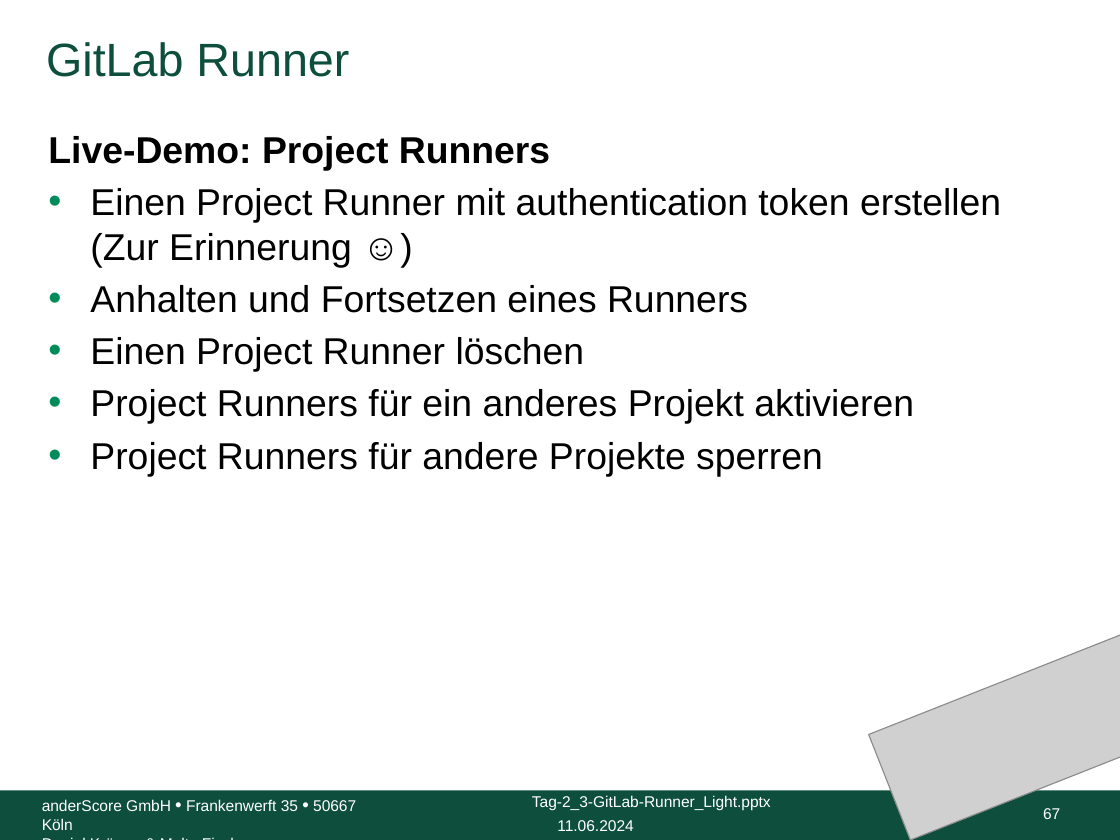
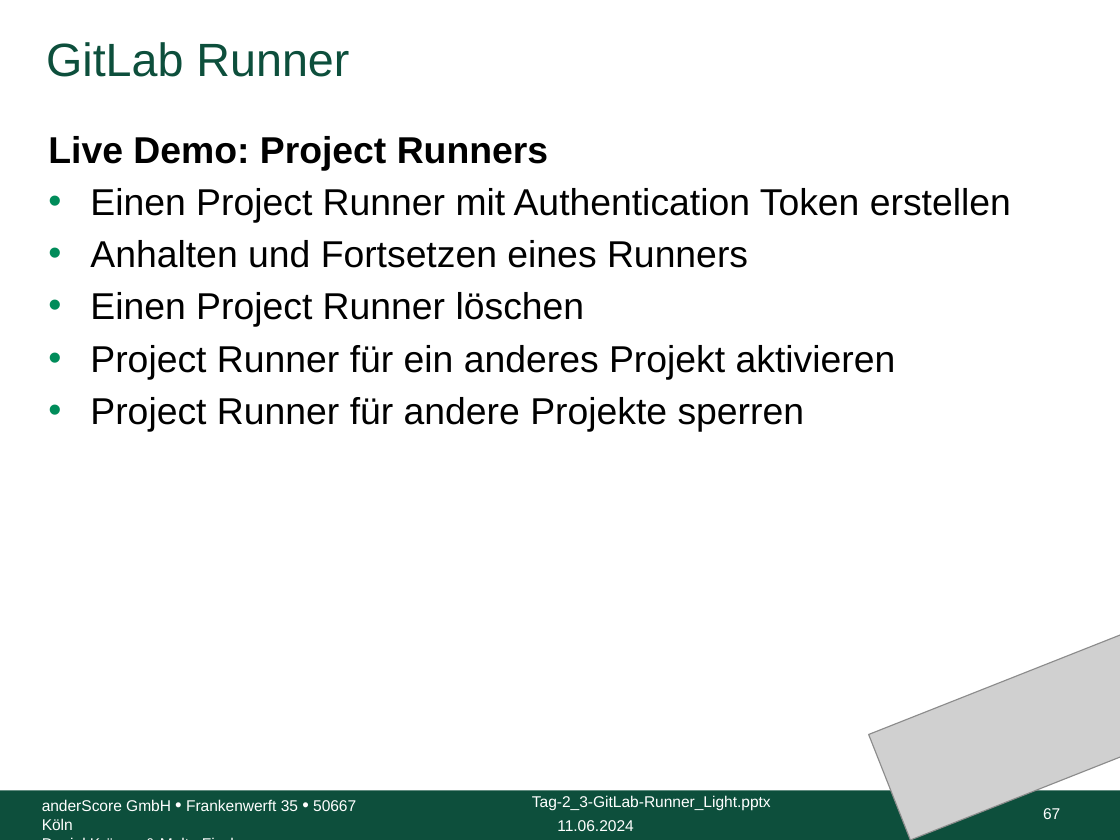
Before and after one commit to anderscore-gmbh/gitlab, a slide deck: slide 67 of slides/Tag-2_3-GitLab-Runner_Light.pptx. Drawn at 1120x840 pixels with LibreOffice and Linux fonts; fonts in the diff are those of the drawing; grey boxes stand for pictures; background and template pictures are left out. Boxes give left, top, right and bottom in pixels: in the first picture for what was removed or moved away, otherwise in the second. Text is boxed around its words. In the diff, an @@ line names an element or a change of style, - is before the commit and + after.

```diff
--- a/slides/Tag-2_3-GitLab-Runner_Light.pptx
+++ b/slides/Tag-2_3-GitLab-Runner_Light.pptx
@@ text at box(48, 136, 1011, 223): text changed @@
-Live-Demo: Project Runners
-• Einen Project Runner mit authentication token erstellen (Zur Erinnerung ☺)
+Live Demo: Project Runners
+• Einen Project Runner mit Authentication Token erstellen
@@ text at box(90, 345, 896, 432): text changed @@
-• Project Runners für ein anderes Projekt aktivieren
-• Project Runners für andere Projekte sperren
+• Project Runner für ein anderes Projekt aktivieren
+• Project Runner für andere Projekte sperren
```
Also in this commit, not shown: 65 other slides changed, 3 other files.
